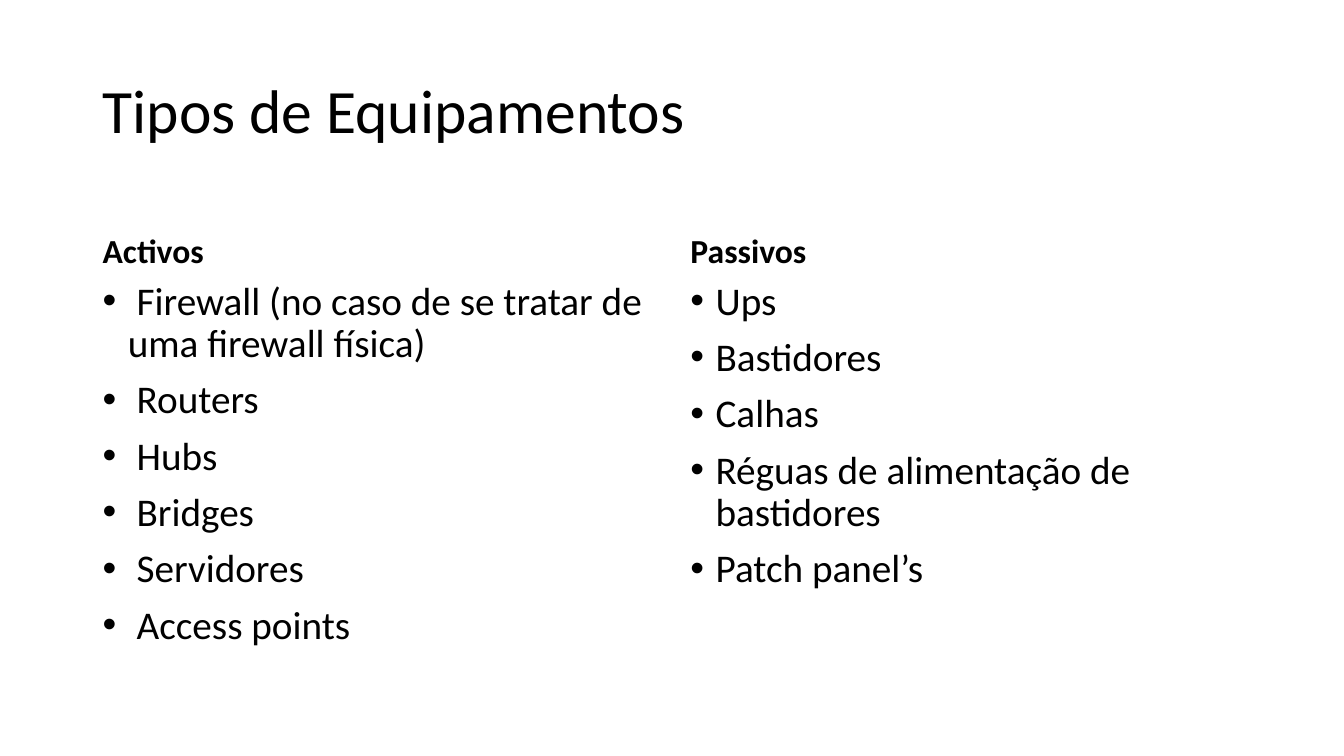
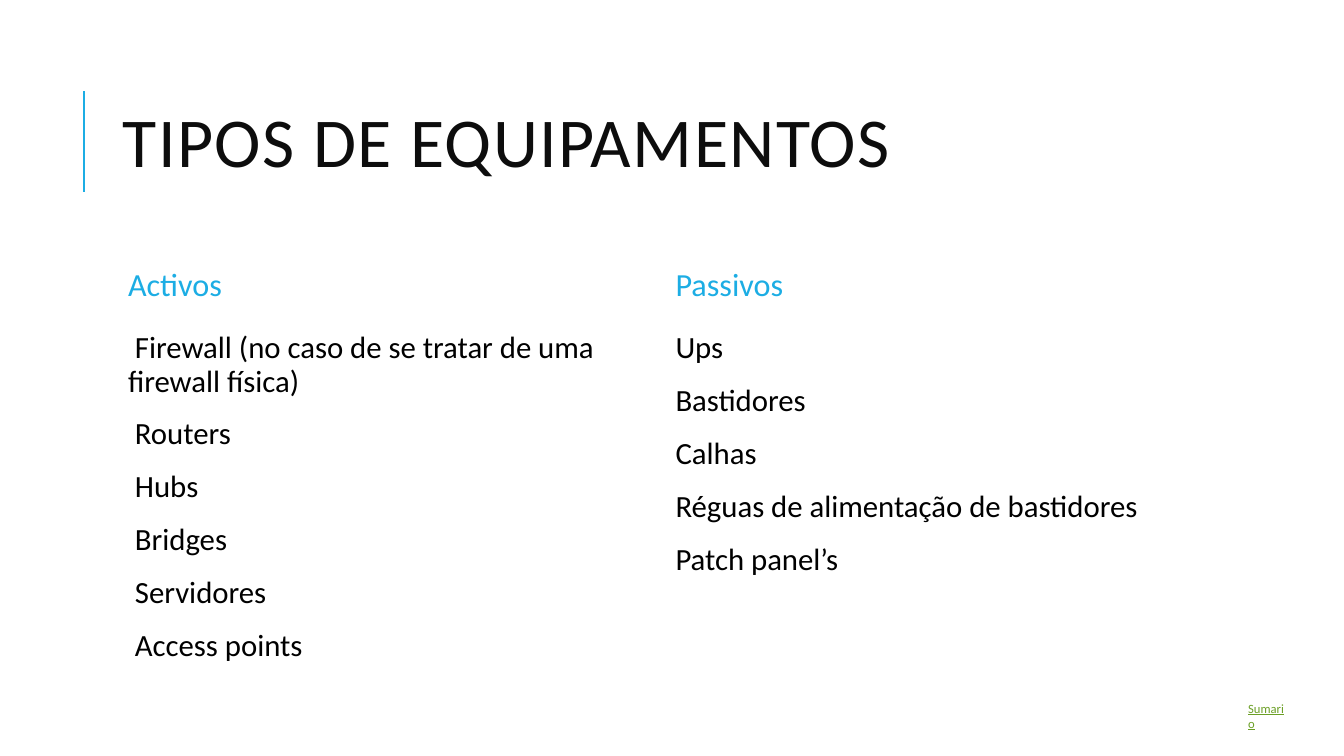
Before and after one commit to nunojmsantos/xunil, a slide deck: slide 9 of Conexões de Rede.pptx (slide 5 before the commit). Drawn at 1344x756 pixels with LibreOffice and Linux fonts; fonts in the diff are those of the drawing. Boxes give left, top, right and bottom in pixels: in the first picture for what was removed or moved away, otherwise in the second. Text is boxed around its words. In the diff, an @@ line names an element or a change of style, - is before the commit and + after.

```diff
--- a/Conexões de Rede.pptx
+++ b/Conexões de Rede.pptx
@@ line added from (84, 192) to (84, 91), #1CADE4 1.5 pt @@
@@ title at (123,121,889,177): text changed; size 44 to 50 pt; text colour #000000 to #0D0D0D @@
-Tipos de Equipamentos
+TIPOS DE EQUIPAMENTOS
@@ text "Activos": place and size @@
-text "Activos" at (103,239,204,264)
+text "Activos" at (128,273,222,297)
@@ text "Activos" at (128,273,222,297): size 24 to 23 pt, text colour #000000 to #1CADE4, bold off; less space between paragraphs; vertical alignment bottom to middle @@
@@ text "Passivos" at (676,274,784,297): size 24 to 23 pt, text colour #000000 to #1CADE4, bold off; less space between paragraphs; vertical alignment bottom to middle @@
@@ text "Passivos": place and size @@
-text "Passivos" at (690,239,806,264)
+text "Passivos" at (676,274,784,297)
@@ text "Firewall (no caso de se ...": place and size @@
-text "Firewall (no caso de se ..." at (128,286,642,646)
+text "Firewall (no caso de se ..." at (128,335,593,661)
@@ text "Firewall (no caso de se ..." at (128,335,593,661): size 28 to 22 pt; bullet • to  ; more space between paragraphs @@
@@ text "Ups" at (676,338,1138,575): size 28 to 22 pt; bullet • to  ; more space between paragraphs @@
@@ text "Ups": place and size @@
-text "Ups" at (716,290,1130,589)
+text "Ups" at (676,338,1138,575)
@@ text added at (1238,696,1300,721), 9 pt, text #6B9F25, underline @@
+Sumario
```
Also in this commit, not shown: 10 other slides changed, 4 slides added, 1 other file.
